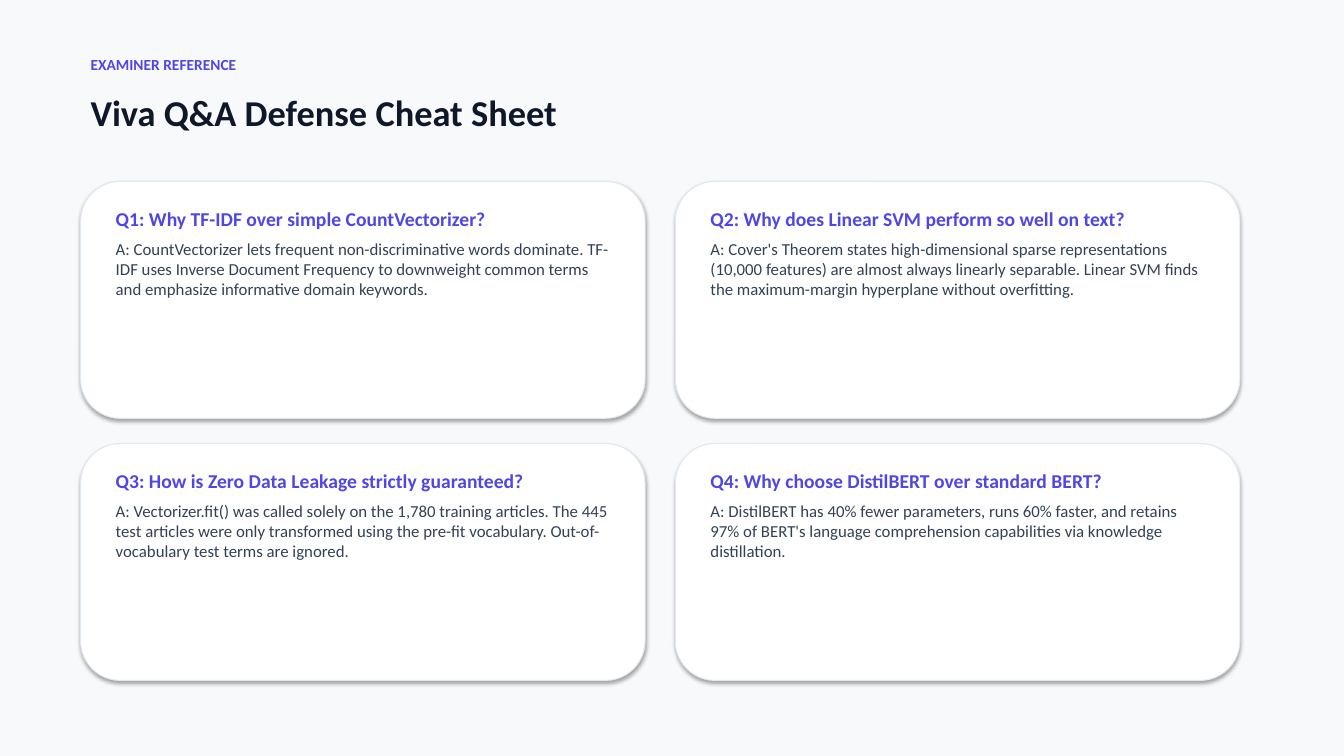
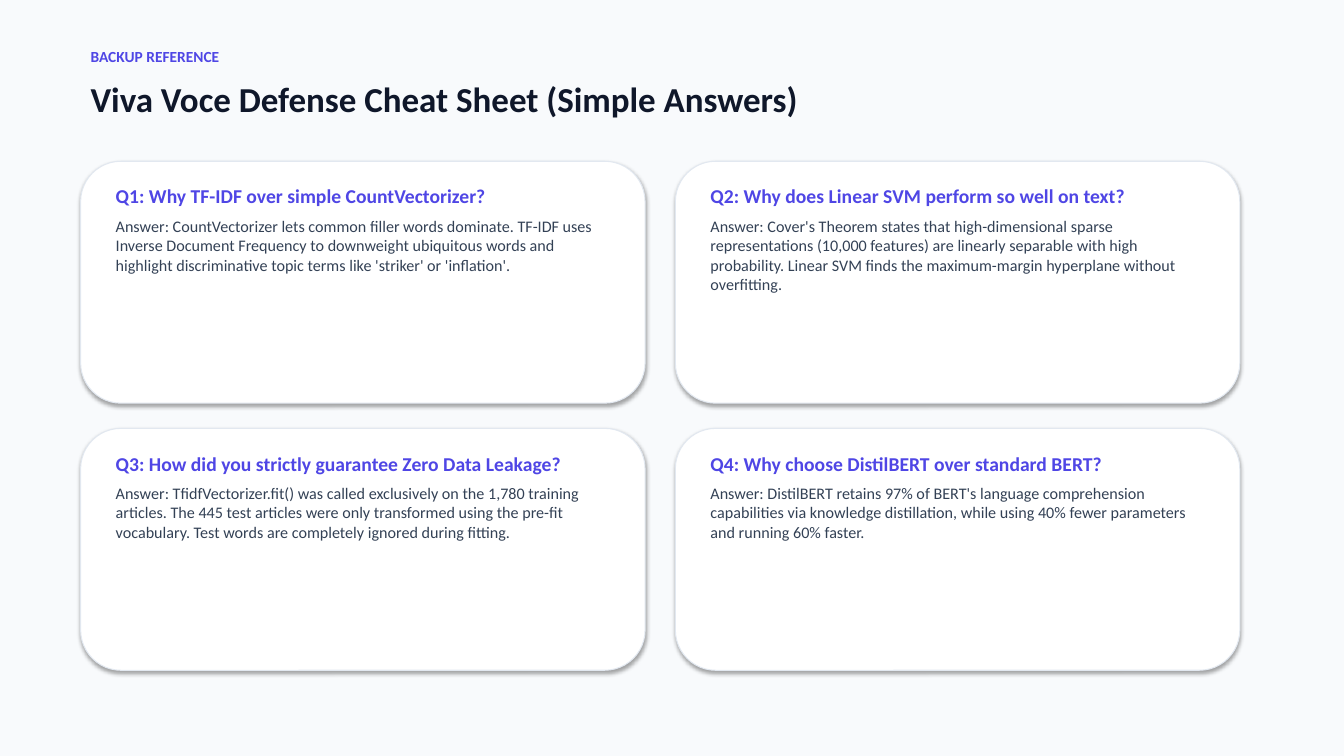
Before and after one commit to Abhijeet0848/NewsLens, a slide deck: slide 17 of docs/NewsScope_Presentation.pptx (slide 16 before the commit). Drawn at 1344x756 pixels with LibreOffice and Linux fonts; fonts in the diff are those of the drawing. Boxes give left, top, right and bottom in pixels: in the first picture for what was removed or moved away, otherwise in the second. Text is boxed around its words. In the diff, an @@ line names an element or a change of style, - is before the commit and + after.

Commit message:
docs: restructure presentation into 7 user-specified sections using light theme

```diff
--- a/docs/NewsScope_Presentation.pptx
+++ b/docs/NewsScope_Presentation.pptx
@@ background #F8F9FA to #F8FAFC @@
@@ text at (x1=91, y1=52, x2=219, y2=62): text changed @@
-EXAMINER REFERENCE
+BACKUP REFERENCE
@@ text at (x1=91, y1=86, x2=798, y2=118): text changed; size 26 to 25 pt @@
-Viva Q&A Defense Cheat Sheet
+Viva Voce Defense Cheat Sheet (Simple Answers)
@@ rounded rectangle resized from (x1=81, y1=181, x2=645, y2=418) to (x1=81, y1=161, x2=645, y2=403) @@
@@ text "Q1: Why TF-IDF over simple ..." moved from (x1=116, y1=212, x2=608, y2=298) to (x1=116, y1=189, x2=592, y2=274) @@
@@ rounded rectangle resized from (x1=676, y1=181, x2=1240, y2=418) to (x1=676, y1=161, x2=1240, y2=403) @@
@@ text "Q2: Why does Linear SVM ..." moved from (x1=710, y1=212, x2=1198, y2=298) to (x1=710, y1=189, x2=1175, y2=293) @@
@@ text at (x1=116, y1=221, x2=592, y2=274): text changed; size 12 to 11.5 pt @@
-A: CountVectorizer lets frequent non-discriminative words dominate. TF-IDF uses Inverse Document Frequency to downweight common terms and emphasize informative domain keywords.
+Answer: CountVectorizer lets common filler words dominate. TF-IDF uses Inverse Document Frequency to downweight ubiquitous words and highlight discriminative topic terms like 'striker' or 'inflation'.
@@ text at (x1=710, y1=221, x2=1175, y2=293): text changed; size 12 to 11.5 pt @@
-A: Cover's Theorem states high-dimensional sparse representations (10,000 features) are almost always linearly separable. Linear SVM finds the maximum-margin hyperplane without overfitting.
+Answer: Cover's Theorem states that high-dimensional sparse representations (10,000 features) are linearly separable with high probability. Linear SVM finds the maximum-margin hyperplane without overfitting.
@@ rounded rectangle resized from (x1=81, y1=444, x2=645, y2=681) to (x1=81, y1=429, x2=645, y2=670) @@
@@ rounded rectangle resized from (x1=676, y1=444, x2=1240, y2=681) to (x1=676, y1=429, x2=1240, y2=670) @@
@@ text "Q4: Why choose DistilBERT over ..." moved from (x1=710, y1=474, x2=1177, y2=557) to (x1=710, y1=457, x2=1186, y2=541) @@
@@ text at (x1=116, y1=457, x2=578, y2=541): text changed; size 12 to 11.5 pt @@
-Q3: How is Zero Data Leakage strictly guaranteed?
-A: Vectorizer.fit() was called solely on the 1,780 training articles. The 445 test articles were only transformed using the pre-fit vocabulary. Out-of-vocabulary test terms are ignored.
+Q3: How did you strictly guarantee Zero Data Leakage?
+Answer: TfidfVectorizer.fit() was called exclusively on the 1,780 training articles. The 445 test articles were only transformed using the pre-fit vocabulary. Test words are completely ignored during fitting.
@@ text at (x1=710, y1=488, x2=1186, y2=541): text changed; size 12 to 11.5 pt @@
-A: DistilBERT has 40% fewer parameters, runs 60% faster, and retains 97% of BERT's language comprehension capabilities via knowledge distillation.
+Answer: DistilBERT retains 97% of BERT's language comprehension capabilities via knowledge distillation, while using 40% fewer parameters and running 60% faster.
```
Also in this commit, not shown: 6 other slides changed, 10 slides added, 9 slides removed, 2 other files.
